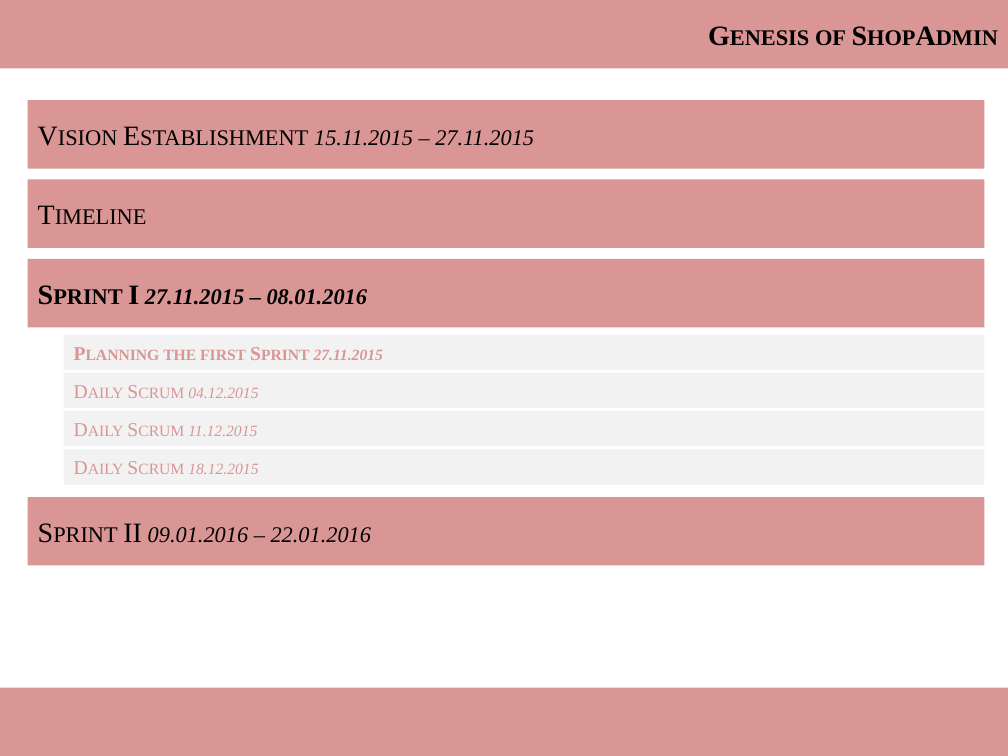
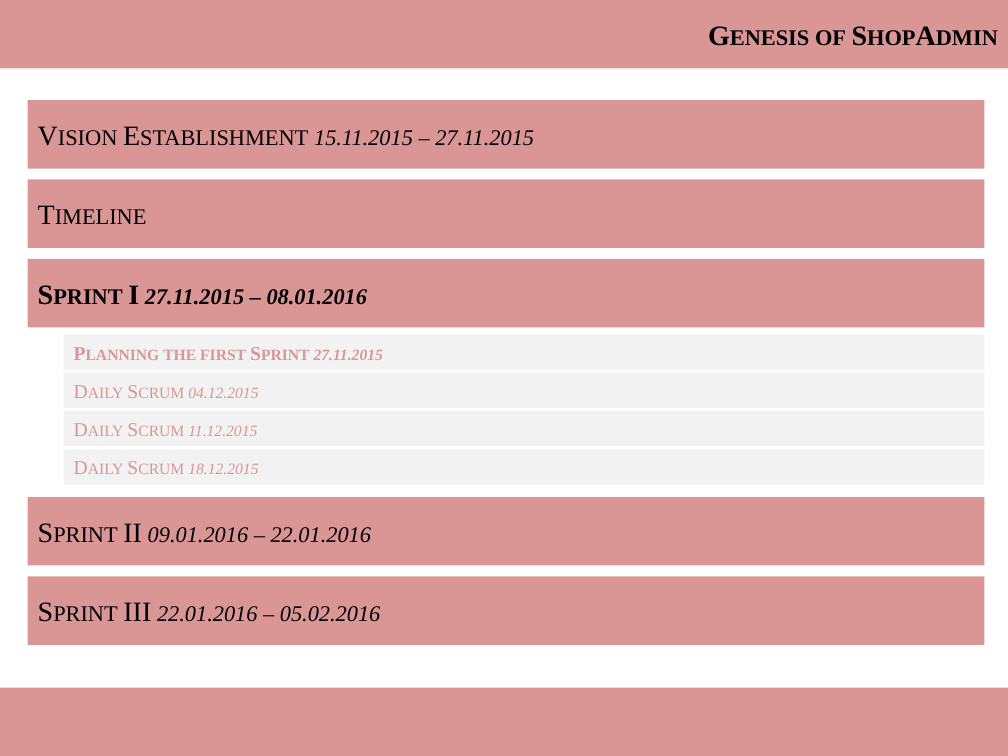
Before and after one commit to ThomasRoehl/ShopAdmin, a slide deck: slide 22 of Dokumentation/ShopAdmin_slidecollection.pptx. Drawn at 1008x756 pixels with LibreOffice and Linux fonts; fonts in the diff are those of the drawing. Boxes give left, top, right and bottom in pixels: in the first picture for what was removed or moved away, otherwise in the second. Text is boxed around its words. In the diff, an @@ line names an element or a change of style, - is before the commit and + after.

```diff
--- a/Dokumentation/ShopAdmin_slidecollection.pptx
+++ b/Dokumentation/ShopAdmin_slidecollection.pptx
@@ rectangle added at [28, 577, 985, 645], fill #D99694, 20 pt, text #000000, italic, small capitals @@
+Sprint III 22.01.2016 – 05.02.2016
```
Also in this commit, not shown: 6 other slides changed, 8 slides added, 4 other files.
